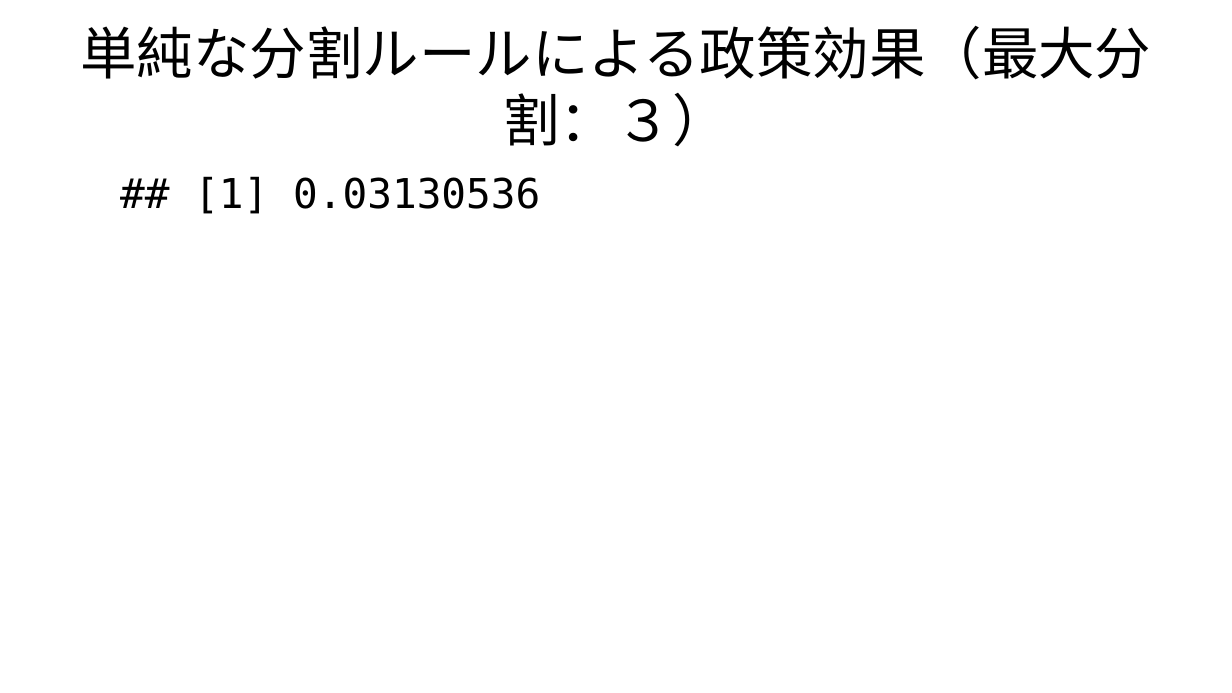
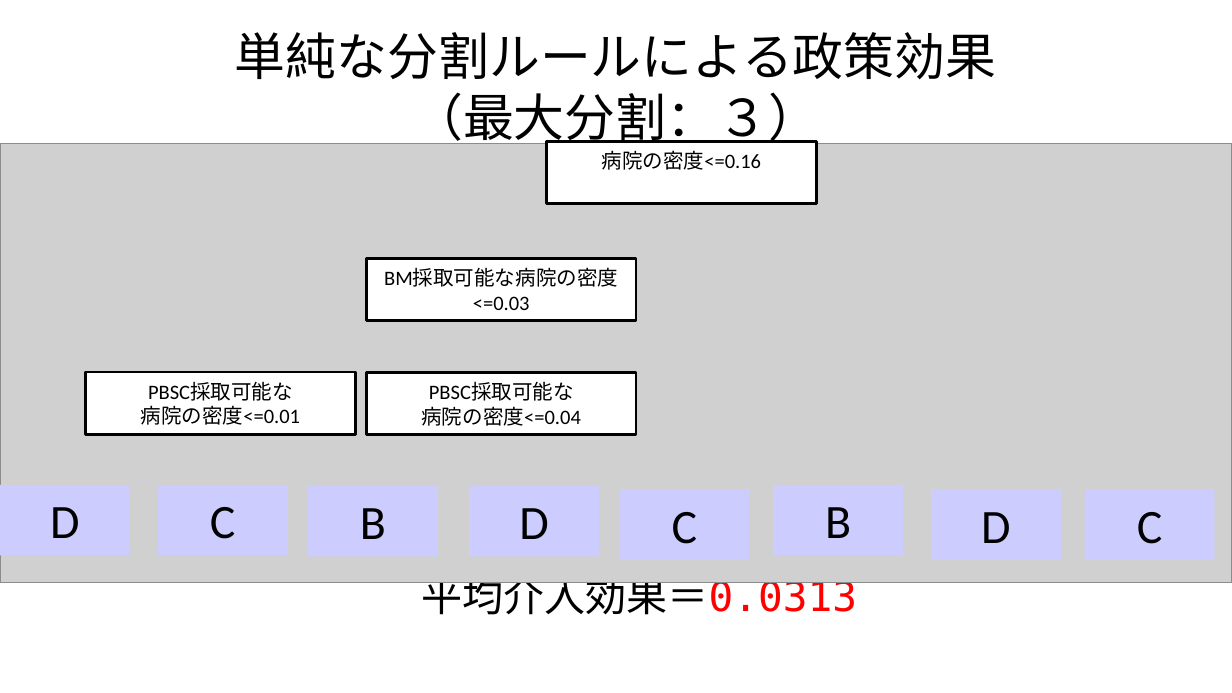
Before and after one commit to JMDP-behavioral-economics/RCT-Nudge, a slide deck: slide 11 of targeting.pptx (slide 7 before the commit). Drawn at 1232x693 pixels with LibreOffice and Linux fonts; fonts in the diff are those of the drawing; grey boxes stand for pictures. Boxes give left, top, right and bottom in pixels: in the first picture for what was removed or moved away, otherwise in the second. Text is boxed around its words. In the diff, an @@ line names an element or a change of style, - is before the commit and + after.

Commit message:
fix pptx

```diff
--- a/targeting.pptx
+++ b/targeting.pptx
@@ title at bbox=[235, 32, 997, 149]: text changed; size 33 to 29.7 pt @@
-単純な分割ルールによる政策効果（最大分割：３）
+単純な分割ルールによる政策効果
+（最大分割：３）
@@ picture added at bbox=[0, 143, 1232, 582] @@
@@ rectangle added at bbox=[547, 142, 817, 203], fill #FFFFFF, outline #000000 1.5 pt, 12 pt, text #000000 @@
+病院の密度<=0.16
@@ rectangle added at bbox=[366, 259, 636, 320], fill #FFFFFF, outline #000000 1.5 pt, 12 pt, text #000000 @@
+BM採取可能な病院の密度<=0.03
@@ rectangle added at bbox=[85, 372, 355, 434], fill #FFFFFF, outline #000000 1.5 pt, 12 pt, text #000000 @@
+PBSC採取可能な
+病院の密度<=0.01
@@ rectangle added at bbox=[366, 372, 636, 434], fill #FFFFFF, outline #000000 1.5 pt, 12 pt, text #000000 @@
+PBSC採取可能な
+病院の密度<=0.04
@@ rectangle added at bbox=[0, 485, 129, 556], fill #CCCCFF, 28 pt, text #000000 @@
+D
@@ rectangle added at bbox=[158, 485, 287, 556], fill #CCCCFF, 28 pt, text #000000 @@
+C
@@ rectangle added at bbox=[308, 485, 437, 556], fill #CCCCFF, 28 pt, text #000000 @@
+B
@@ rectangle added at bbox=[469, 485, 599, 556], fill #CCCCFF, 28 pt, text #000000 @@
+D
@@ rectangle added at bbox=[620, 489, 749, 559], fill #CCCCFF, 28 pt, text #000000 @@
+C
@@ rectangle added at bbox=[774, 485, 903, 556], fill #CCCCFF, 28 pt, text #000000 @@
+B
@@ rectangle added at bbox=[931, 489, 1061, 559], fill #CCCCFF, 28 pt, text #000000 @@
+D
@@ rectangle added at bbox=[1084, 489, 1214, 559], fill #CCCCFF, 28 pt, text #000000 @@
+C
@@ text at bbox=[421, 569, 857, 615]: text changed @@
-## [1] 0.03130536
+平均介入効果＝0.0313
```
Also in this commit, not shown: 4 other slides changed, 4 slides added.
